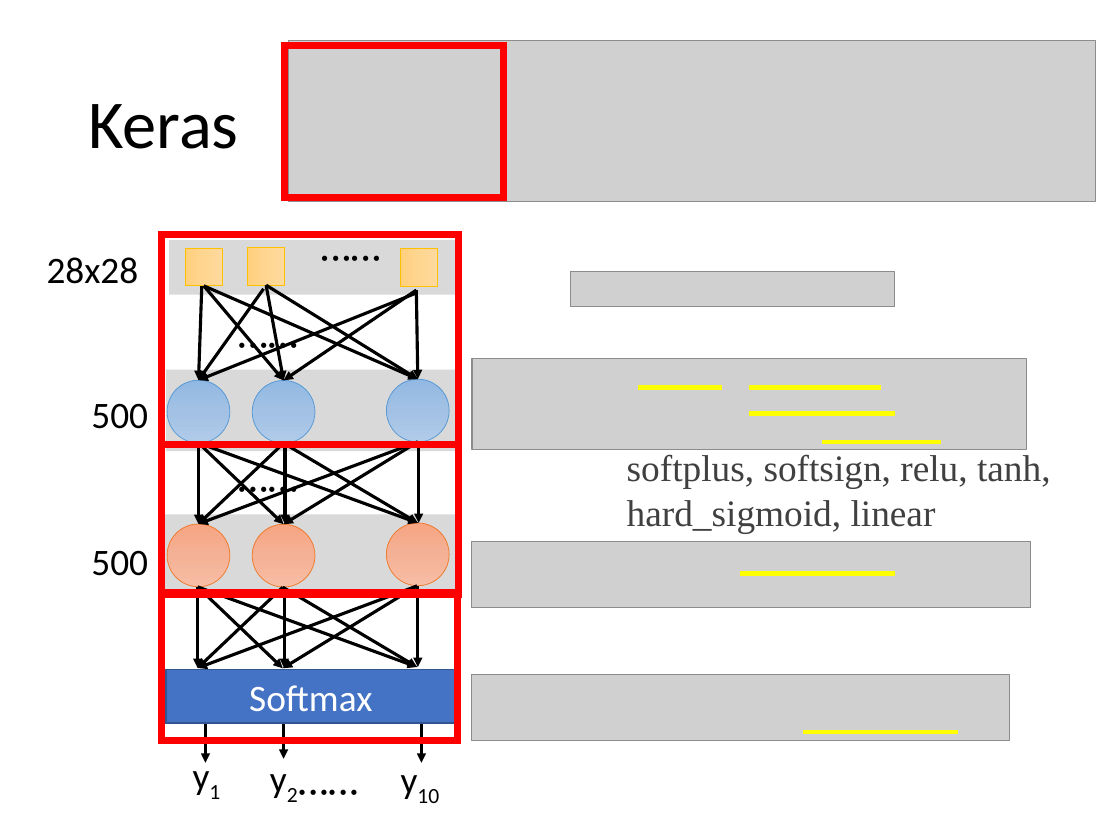
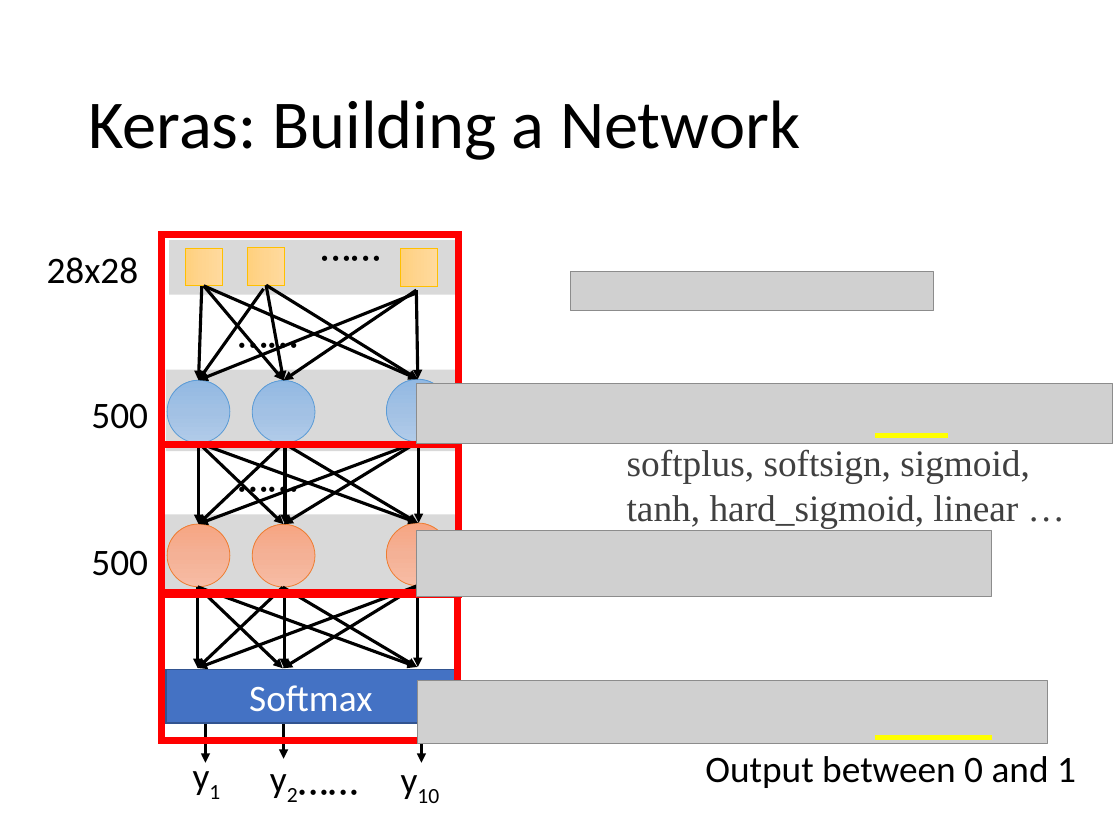
Before and after one commit to allenyllee/AIacademy, a slide deck: slide 7 of 深度學習理論-深層神經網路基礎與卷積神經網路@李宏毅/lecture 3 - keras.pptx (slide 8 before the commit). Drawn at 1120x840 pixels with LibreOffice and Linux fonts; fonts in the diff are those of the drawing; grey boxes stand for pictures. Boxes give left, top, right and bottom in pixels: in the first picture for what was removed or moved away, otherwise in the second. Text is boxed around its words. In the diff, an @@ line names an element or a change of style, - is before the commit and + after.

```diff
--- a/深度學習理論-深層神經網路基礎與卷積神經網路@李宏毅/lecture 3 - keras.pptx
+++ b/深度學習理論-深層神經網路基礎與卷積神經網路@李宏毅/lecture 3 - keras.pptx
@@ rectangle removed at bbox=[284, 46, 504, 197] @@
@@ picture removed at bbox=[289, 40, 1095, 202] @@
@@ title at bbox=[88, 100, 800, 160]: text changed @@
-Keras
+Keras: Building a Network
@@ picture: place and size @@
-picture at bbox=[570, 272, 895, 307]
+picture at bbox=[570, 272, 933, 311]
@@ picture: place and size @@
-picture at bbox=[472, 358, 1026, 449]
+picture at bbox=[417, 383, 1113, 444]
@@ line removed from (638, 388) to (722, 388) @@
@@ line removed from (749, 388) to (881, 388) @@
@@ line removed from (749, 413) to (895, 413) @@
@@ text at bbox=[627, 449, 1030, 528]: text changed @@
-softplus, softsign, relu, tanh, hard_sigmoid, linear
+softplus, softsign, sigmoid, tanh, hard_sigmoid, linear …
@@ line moved from (822, 442) - (941, 442) to (875, 436) - (949, 436) @@
@@ picture: place and size @@
-picture at bbox=[472, 541, 1030, 607]
+picture at bbox=[417, 530, 992, 596]
@@ line removed from (739, 573) to (895, 573) @@
@@ picture: place and size @@
-picture at bbox=[472, 674, 1009, 740]
+picture at bbox=[418, 681, 1047, 744]
@@ line moved from (803, 732) - (958, 732) to (875, 737) - (991, 737) @@
@@ text added at bbox=[705, 756, 1076, 788], 24 pt, text #000000 @@
+Output between 0 and 1
```
Also in this commit, not shown: 2 other slides changed, 2 slides removed, 3 other files.
